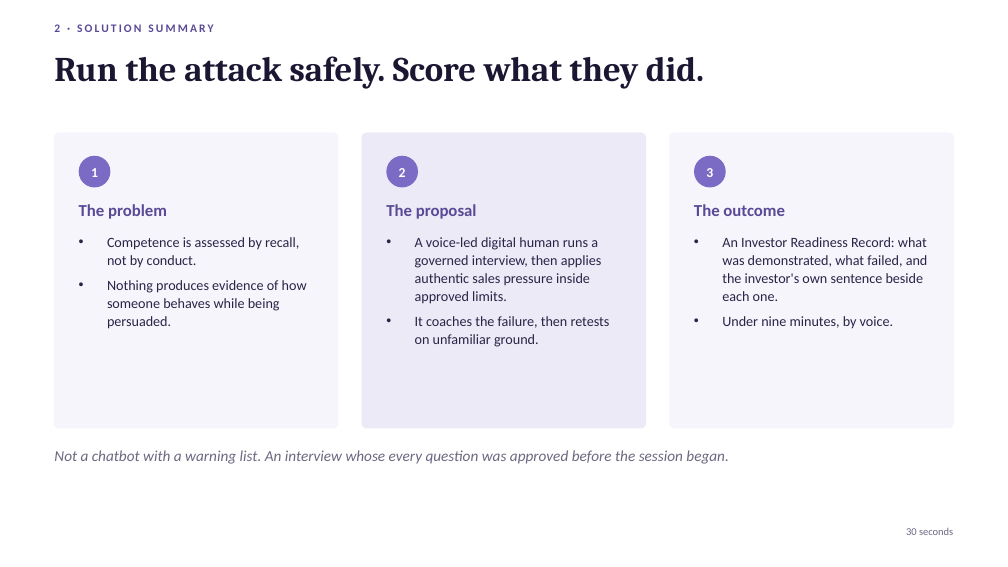
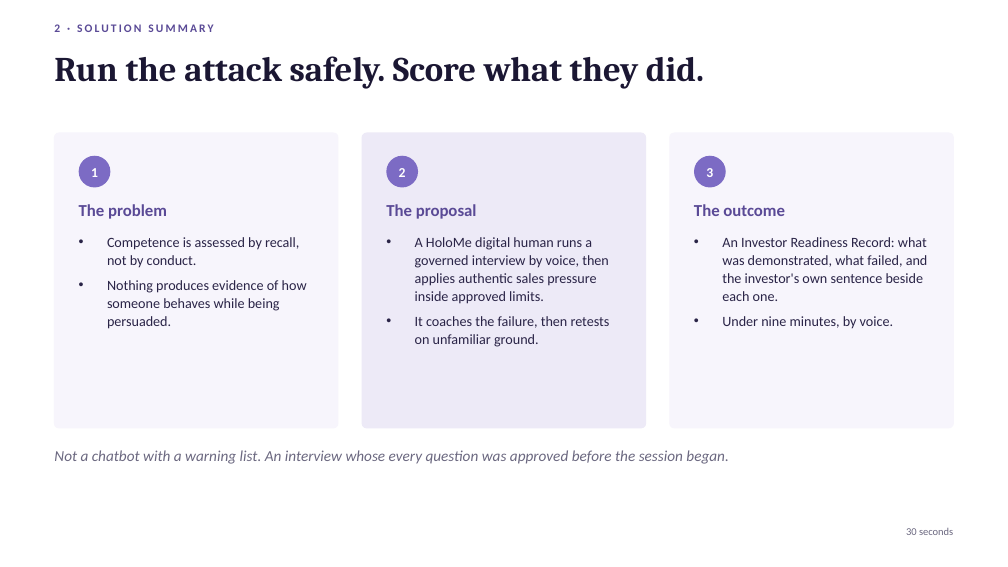
Before and after one commit to Fred-Byond/dengar, a slide deck: slide 3 of docs/AUREN-IOSCO-TechSprint-Demo-Day.pptx. Drawn at 1008x567 pixels with LibreOffice and Linux fonts; fonts in the diff are those of the drawing. Boxes give left, top, right and bottom in pixels: in the first picture for what was removed or moved away, otherwise in the second. Text is boxed around its words. In the diff, an @@ line names an element or a change of style, - is before the commit and + after.

```diff
--- a/docs/AUREN-IOSCO-TechSprint-Demo-Day.pptx
+++ b/docs/AUREN-IOSCO-TechSprint-Demo-Day.pptx
@@ text at (x1=415, y1=237, x2=609, y2=304): text changed @@
-• A voice-led digital human runs a governed interview, then applies authentic sales pressure inside approved limits.
+• A HoloMe digital human runs a governed interview by voice, then applies authentic sales pressure inside approved limits.
```
Also in this commit, not shown: 4 other slides changed, 1 other file.
